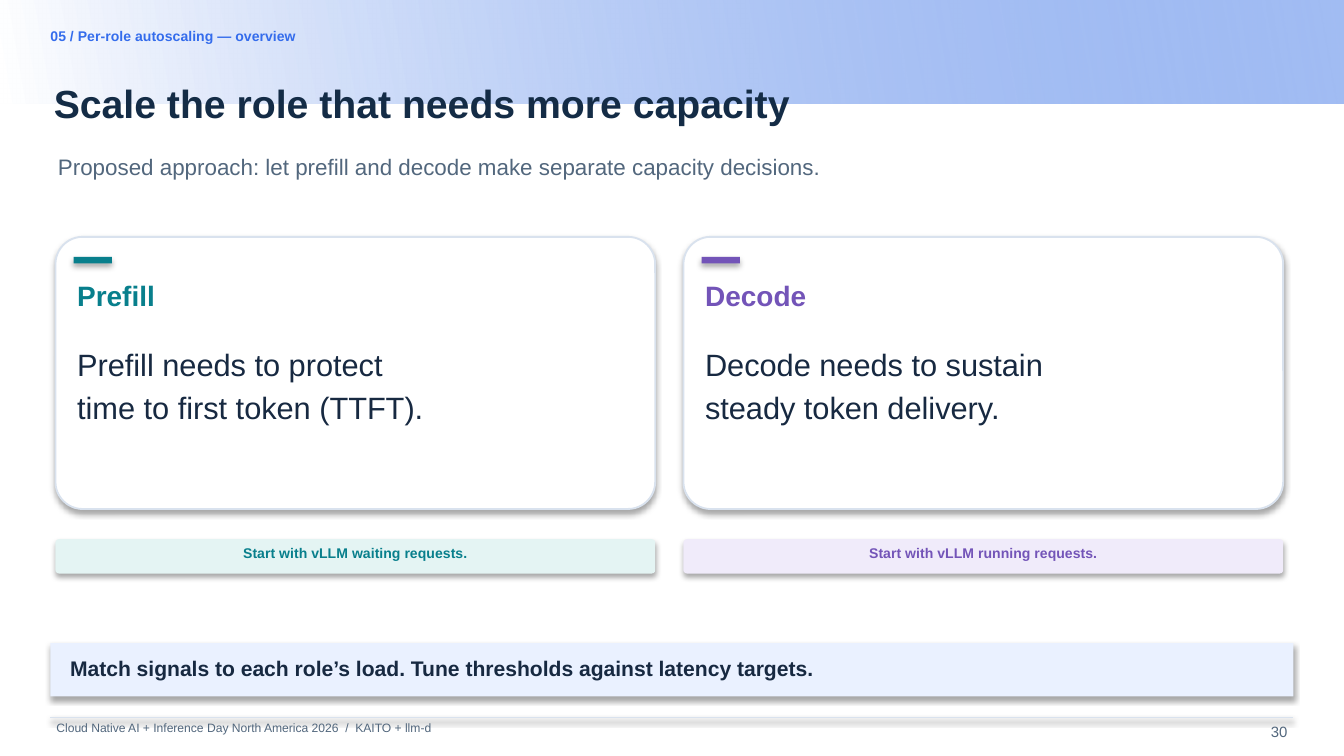
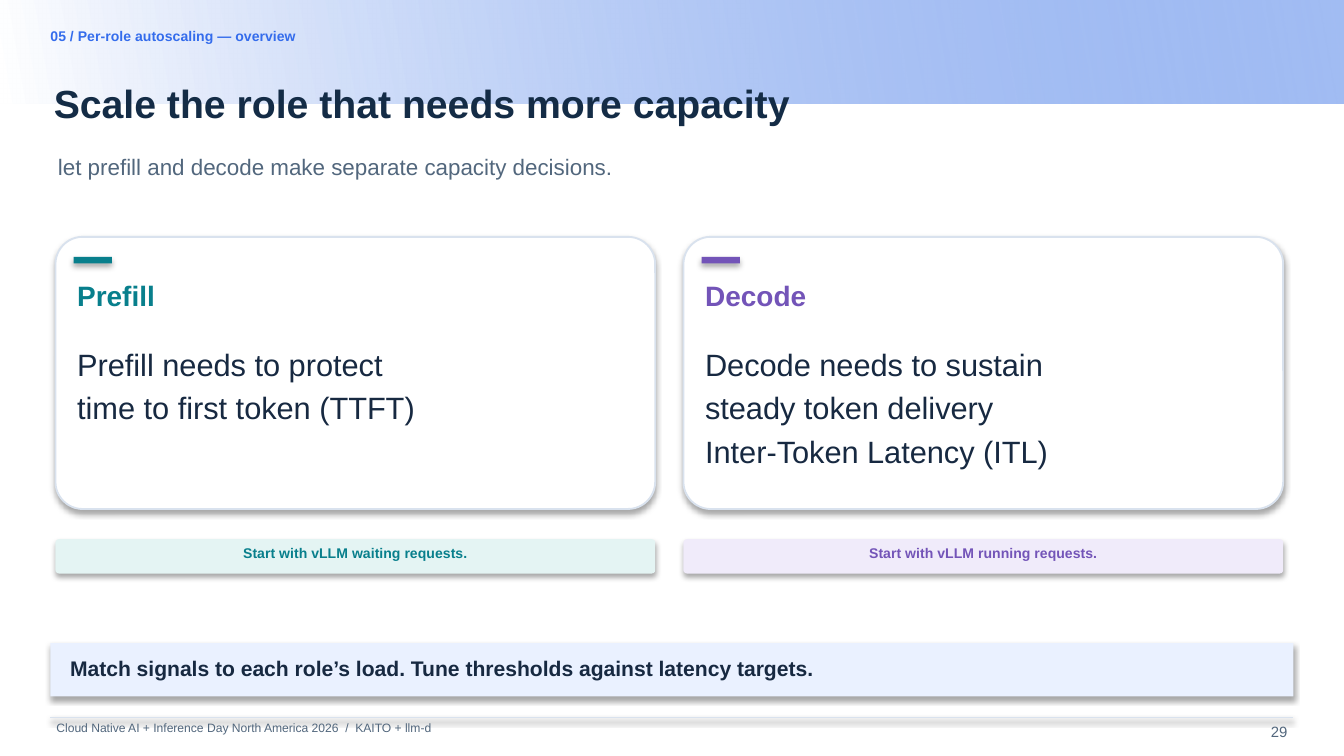
Before and after one commit to andyzhangx/demo, a slide deck: slide 29 of llm/pd-disaggregation/kubecon-na-2026-pd-disaggregation-kaito-llmd.pptx (slide 30 before the commit). Drawn at 1344x756 pixels with LibreOffice and Linux fonts; fonts in the diff are those of the drawing; background and template pictures are left out. Boxes give left, top, right and bottom in pixels: in the first picture for what was removed or moved away, otherwise in the second. Text is boxed around its words. In the diff, an @@ line names an element or a change of style, - is before the commit and + after.

```diff
--- a/llm/pd-disaggregation/kubecon-na-2026-pd-disaggregation-kaito-llmd.pptx
+++ b/llm/pd-disaggregation/kubecon-na-2026-pd-disaggregation-kaito-llmd.pptx
@@ text at bbox=[58, 159, 612, 180]: text changed @@
-Proposed approach: let prefill and decode make separate capacity decisions.
+let prefill and decode make separate capacity decisions.
@@ text at bbox=[77, 396, 414, 425]: text changed @@
-time to first token (TTFT).
+time to first token (TTFT)
@@ text at bbox=[705, 396, 1048, 469]: text changed @@
-steady token delivery.
+steady token delivery
+Inter-Token Latency (ITL)
@@ page number at bbox=[1271, 726, 1288, 737]: text changed @@
-30
+29
```
Also in this commit, not shown: 6 other slides changed.
